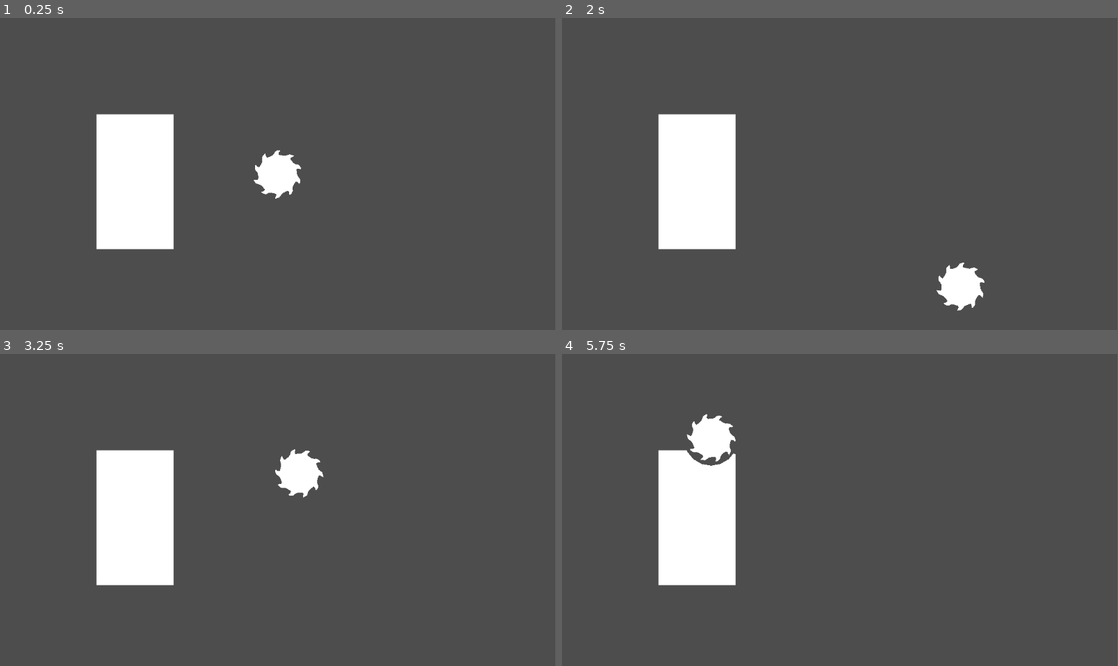
Above: before the commit, frames 1-4 (two rows, left to right).
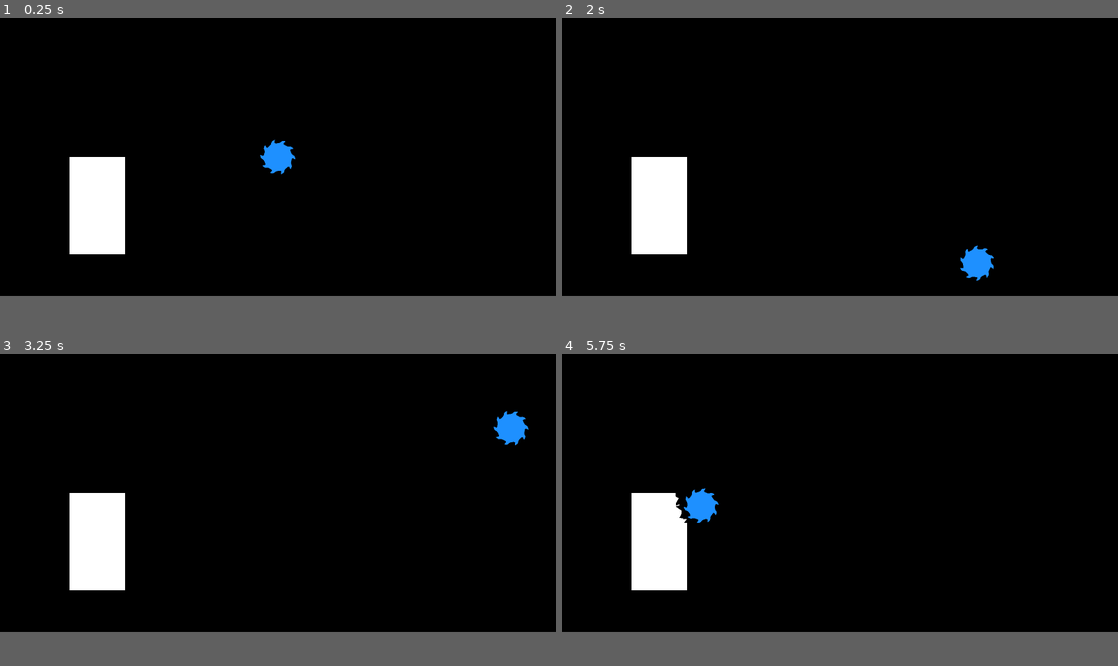
Above: after the commit, the same moments.

Repository: kelliedlynch/SpinGame
Game: Godot game, scene res://Playground/ArenaPlayground.tscn
The game is run twice, just before and just after one commit, with the same random seed, the same clock (stepped at 60 frames per second) and the same inputs.
Inputs:
- Up to frame 1 (0.25 s): no input
- Up to frame 2 (2 s): hold Right (ui_right) 0.53-1.28 s; hold Down (ui_down) from 1.28 s (still down)
- Up to frame 3 (3.25 s): release Down (ui_down) at 2.03 s; hold Right (ui_right) 2.03-2.78 s; hold Up (ui_up) from 2.78 s (still down)
- Up to frame 4 (5.75 s): release Up (ui_up) at 3.53 s; hold Left (ui_left) 3.53-5.03 s; hold Down (ui_down) from 5.03 s (still down)
In our replay, the window is 799x449 before the commit and 800x400 after it. These sizes can differ from the game's own. Grey fills any space a smaller window leaves; there, only what the larger window draws over its background counts as a difference.

The runs differ from the first frame. In frame 1, 87% of the frame differs, in the area x 0-100%, y 0-90%; in frame 2, 88%, in the area x 0-100%, y 0-94%; in frame 3, 87%; in frame 4, 88%.

Commit message:
Finished destructible objects. Working on physics.

Diff:
--- a/Arena/Arena.tscn
+++ b/Arena/Arena.tscn
@@ -2,15 +2,12 @@
 
 [ext_resource type="Script" path="res://Arena/Arena.gd" id="1_hcsty"]
 [ext_resource type="Script" path="res://Arena/ArenaBorder.gd" id="2_6y0r2"]
+[ext_resource type="PhysicsMaterial" uid="uid://dhvdkh1hnanpl" path="res://Arena/ArenaWallMaterial.tres" id="3_77gc3"]
 [ext_resource type="Shape2D" uid="uid://d1n3mjq0caimm" path="res://Arena/HorizWall.tres" id="4_076a3"]
 [ext_resource type="Script" path="res://Arena/ArenaPhysicsArea.gd" id="4_f2ls0"]
 [ext_resource type="Shape2D" uid="uid://cgdfruhjd17ih" path="res://Arena/VertWall.tres" id="4_rbppl"]
 
 [sub_resource type="RectangleShape2D" id="RectangleShape2D_7wluy"]
-
-[sub_resource type="PhysicsMaterial" id="PhysicsMaterial_lc4jc"]
-friction = 0.0
-bounce = 1.0
 
 [node name="Arena" type="Node2D"]
 script = ExtResource("1_hcsty")
@@ -26,7 +23,7 @@
 shape = SubResource("RectangleShape2D_7wluy")
 
 [node name="ArenaBorder" type="StaticBody2D" parent="."]
-physics_material_override = SubResource("PhysicsMaterial_lc4jc")
+physics_material_override = ExtResource("3_77gc3")
 script = ExtResource("2_6y0r2")
 
 [node name="LeftWall" type="CollisionShape2D" parent="ArenaBorder"]
--- a/Arena/ArenaBorder.gd
+++ b/Arena/ArenaBorder.gd
@@ -1,4 +1,3 @@
-@tool
 extends StaticBody2D
 
 var size: Vector2
@@ -13,6 +12,7 @@
 	size = get_viewport_rect().size
 	var thickness = size.x / 50
 
+
 	#var l = $LeftWall
 	l_wall.shape.size = Vector2(thickness, size.y)
 	l_wall.position = l_wall.shape.size / 2
@@ -22,43 +22,3 @@
 	t_wall.position = t_wall.shape.size / 2
 	b_wall.shape.size = Vector2(size.x, thickness)
 	b_wall.position = Vector2(0, size.y) - Vector2(-b_wall.shape.size.x / 2, b_wall.shape.size.y / 2)
-
-
-	#l.position = Vector2.ZERO
-
-	#var lwcoll = CollisionShape2D.new()
-	#var left_wall = RectangleShape2D.new()
-	#left_wall.size = Vector2(thickness, size.y)
-	#lwcoll.shape = left_wall
-	#lwcoll.transform.origin = left_wall.size / 2
-	#shape_owner_add_shape(0, left_wall)
-	#add_child(lwcoll)
-	#
-	#var rwcoll = CollisionShape2D.new()
-	#rwcoll.position = Vector2(size.x - thickness, 0)
-	#var right_wall = RectangleShape2D.new()
-	#right_wall.size = Vector2(thickness, size.y)
-	#rwcoll.shape = right_wall
-	#rwcoll.transform.origin = size - right_wall.size / 2
-	#add_child(rwcoll)
-	##
-	#var twcoll = CollisionShape2D.new()
-	#twcoll.position = Vector2.ZERO
-	#var top_wall = RectangleShape2D.new()
-	#top_wall.size = Vector2(size.x, thickness)
-	#twcoll.shape = top_wall
-	#twcoll.transform.origin = top_wall.size / 2
-	#add_child(twcoll)
-	##
-	#var bwcoll = CollisionShape2D.new()
-	#bwcoll.position = Vector2(0, size.y - thickness)
-	#var bottom_wall = RectangleShape2D.new()
-	#bottom_wall.size = Vector2(size.x, thickness)
-	#bwcoll.shape = bottom_wall
-	#bwcoll.transform.origin = size - bottom_wall.size / 2
-	#add_child(bwcoll)
-
-
-# Called every frame. 'delta' is the elapsed time since the previous frame.
-func _process(delta: float) -> void:
-	pass
--- a/Arena/ArenaPhysicsArea.gd
+++ b/Arena/ArenaPhysicsArea.gd
@@ -12,12 +12,5 @@
 	coll.transform.origin = size / 2
 	#shape_owner_add_shape(0, shape)
 	add_child(coll)
-
-
 	gravity = 0
-	pass # Replace with function body.
-
-
-# Called every frame. 'delta' is the elapsed time since the previous frame.
-func _process(delta: float) -> void:
-	pass
+	linear_damp = 6
--- /dev/null
+++ b/Arena/ArenaWallMaterial.tres
@@ -0,0 +1,5 @@
+[gd_resource type="PhysicsMaterial" format=3 uid="uid://dhvdkh1hnanpl"]
+
+[resource]
+friction = 0.05
+bounce = 0.95
--- a/Entity/DestructibleEntity.gd
+++ b/Entity/DestructibleEntity.gd
@@ -8,8 +8,15 @@
 
 var clip_next_tick: PackedVector2Array = []
 var clip_queue: Array[PackedVector2Array] = []
-var clip_timer = 5
+var queued_clip: PackedVector2Array = []
+var clip_timer = 3
 var clip_timer_elapsed = 0
+
+var chunk_destroy_size_threshold = 10
+
+var active_destructors = []
+
+signal was_destroyed
 
 func _ready() -> void:
 	super._ready()
@@ -17,77 +24,135 @@
 	body.body_exited.connect(_on_body_exited)
 	destruction_area.area_entered.connect(_on_area_entered)
 	destruction_area.area_exited.connect(_on_area_exited)
+	was_destroyed.connect(_on_was_destroyed)
 
-
-#func destruct(destroyer: CollisionPolygon2D):
-	## check if doing for loops on the packed arrays is faster
-	##var expanded = Geometry2D.offset_polygon($DestructionArea/Hitbox.polygon, .1)
-	#var thispoly = Array($RigidBody/DestructionArea/Hitbox.polygon).map(func(x): return $RigidBody/DestructionArea.to_global(x))
-	##var d = Geometry2D.offset_polygon(destroyer.polygon, 5)
-	##var clipping = Geometry2D.offset_polygon(destroyer.polygon, -.1)
-	#var dpoly = Array(destroyer.polygon).map(func(x): return destroyer.get_parent().to_global(x))
-	#var results = Geometry2D.clip_polygons(thispoly, dpoly)
-	#if results.size() > 0:
-		#clip_next_tick = results[0]
-	##$VisibleObject/Polygon.polygon = Array(results[0]).map(func(x): return $VisibleObject/Polygon.to_local(x))
-	##$DestructionArea/Hitbox.polygon = Array(results[0]).map(func(x): return $DestructionArea/Hitbox.to_local(x))
+func _on_was_destroyed():
+	queue_free()
 
 func apply_destructor(destructor: Destructor):
-	#var this_poly = Array(hitbox.polygon).map(func(x): return body.to_global(x))
 	var destructor_relative_to_this: PackedVector2Array = []
 	for pt in destructor.destruct_polygon.polygon:
 		destructor_relative_to_this.append(body.to_local((destructor.destruct_polygon.to_global(pt))))
-	#var destructor_poly = Array(destructor.destruct_polygon.polygon).map(func(x): return destructor.destruct_polygon.to_global(x))
+	var overlap = Geometry2D.intersect_polygons(hitbox.polygon, destructor_relative_to_this)
+	if overlap.is_empty(): return
 
-	var clipped = Geometry2D.clip_polygons(hitbox.polygon, destructor_relative_to_this)
-	#hitbox.polygon = clipped
-	#var local = Array(clipped[0]).map(func(x): return body.to_local(x))
-	visible_polygon.polygon = clipped[0]
-	hitbox.polygon = clipped[0]
-	clip_queue.append(clipped[0])
-	pass
-	#
-	#
+	var destructor_frag_size = PolygonMath.size_of_polygon(destructor_relative_to_this) * Vector2(destructor.clipper_size, destructor.clipper_size)
+	var all_overlap_points = []
+	for i in overlap:
+		all_overlap_points.append_array(i)
+
+	var fragment_quantity = min(all_overlap_points.size(), destructor.clipper_quantity)
+
+	var clipped_original = [hitbox.polygon]
+	var fragment = triangle_fragment(destructor_frag_size.x)
+	for i in fragment_quantity:
+		var this_fragment = []
+		for j in fragment.size():
+			var rads = deg_to_rad(randi() % 360)
+			var rotated = Vector2(fragment[j].x * sin(rads), fragment[j].y * cos(rads))
+			this_fragment.append(rotated + all_overlap_points[i])
+
+		var remaining_chunks_of_original_after_clipping = _clip_and_get_chunks(clipped_original, this_fragment)
+
+		clipped_original = remaining_chunks_of_original_after_clipping
+	var simplified_and_pruned = _simplify_and_prune(clipped_original)
+
+	var final_polys = simplified_and_pruned.size()
+
+	if final_polys == 0:
+		emit_signal("was_destroyed")
+
+	if final_polys == 1:
+		visible_polygon.polygon = simplified_and_pruned[0]
+		hitbox.polygon = simplified_and_pruned[0]
+		destruction_polygon.polygon = simplified_and_pruned[0]
+		#var c = func(): destruction_polygon.polygon = clipped_original[0]
+		#call_deferred("_clip_queued", destruction_polygon, simplified_and_pruned[0])
+		#queued_clip = simplified_and_pruned[0]
+		#clip_queue.append(simplified_and_pruned[0])
+
+	if final_polys > 1:
+		for i in final_polys:
+			# TODO: change this later; also look at what flags are needed if _init is overridden
+			var new_node = duplicate()
+			get_parent().add_child(new_node)
+			new_node.visible_polygon.polygon = simplified_and_pruned[i]
+			new_node.hitbox.polygon = simplified_and_pruned[i]
+			new_node.destruction_polygon.polygon = simplified_and_pruned[i]
+			#call_deferred("_clip_queued", destruction_polygon, simplified_and_pruned[i])
+		call_deferred("queue_free")
+		#queue_free()
+
+	# TODO: make a better system for slowing down spin speed
+	destructor.get_parent().get_parent().spin_speed -=.1
+
+func _clip_queued(subject: CollisionPolygon2D, clip: PackedVector2Array):
+	subject.set_deferred("polygon", clip)
+	print("clipping")
+
+func _simplify_and_prune(poly: Array) -> Array:
+	var simplified_and_pruned = []
+	for shape in poly:
+		var simplified_chunk = PolygonMath.simplify3(shape)
+		var simplified_size = PolygonMath.size_of_polygon(simplified_chunk)
+		if simplified_size.x < chunk_destroy_size_threshold or simplified_size.y < chunk_destroy_size_threshold:
+			continue
+		simplified_and_pruned.append(simplified_chunk)
+	return simplified_and_pruned
+
+func _clip_and_get_chunks(poly: Array, this_fragment: PackedVector2Array) -> Array:
+	var remaining_chunks_of_original_after_clipping = []
+		# for each polygon in current clipped shape
+	for k in poly.size():
+		# clip each polygon by fragment polygon
+		var this_chunk_of_original_after_clipping = Geometry2D.clip_polygons(poly[k], this_fragment)
+		var new_fragments_of_chunk = this_chunk_of_original_after_clipping.size()
+		if new_fragments_of_chunk == 0: continue
+		for q in new_fragments_of_chunk:
+			if Geometry2D.is_polygon_clockwise(this_chunk_of_original_after_clipping[q]) == true:
+				#print("clockwise")
+				continue
+			var size_of_this_fragment_of_chunk = PolygonMath.size_of_polygon(this_chunk_of_original_after_clipping[q])
+			if size_of_this_fragment_of_chunk.x < chunk_destroy_size_threshold or size_of_this_fragment_of_chunk.y < chunk_destroy_size_threshold:
+				continue
+			#var simplified_chunk = PolygonMath.simplify_polygon(this_chunk_of_original_after_clipping[q])
+			remaining_chunks_of_original_after_clipping.append(this_chunk_of_original_after_clipping[q])
+	return remaining_chunks_of_original_after_clipping
+
+func triangle_fragment(size: int):
+	var triangle = PackedVector2Array([Vector2(0, -size / 2.0), Vector2(size / 2.0, size / 2.0), Vector2(-size / 2.0, size / 2.0)])
+	return triangle
+
+
 func _on_area_entered(node):
 	if !(node is Destructor): return
-	print("set destroying true")
-	destroying = true
+	var index = active_destructors.find(node)
+	if index == -1: active_destructors.append(node)
+	#destroying = true
+	#var c = Callable(self, "apply_destructor")
+	#c.call_deferred(node)
 	#apply_destructor(node)
 
 func _on_area_exited(node):
 	if !(node is Destructor): return
-	print("set destroying false")
-	destroying = false
+	var index = active_destructors.find(node)
+	if index >= 0: active_destructors.remove_at(index)
 
-func _on_body_entered(node):
+func _on_body_entered(_node):
 	pass
 
-func _on_body_exited(node):
+func _on_body_exited(_node):
 	pass
 
-#func _physics_process(delta: float) -> void:
-	#if !destroying: return
-	#for node in destruction_area.get_overlapping_areas():
-		#if node is not Destructor: return
-		#apply_destructor(node)
-
-func _process(delta: float) -> void:
-	if clip_queue.size() > 0:
-		if clip_timer_elapsed > clip_timer:
-			#var clipped = Array(clip_queue.pop_front()).map(func (x): return destruction_area.to_local(x))
-			#var local: PackedVector2Array = []
-			#for pt in clip_queue.pop_front():
-				#local.append(destruction_area.to_local(pt))
-			destruction_polygon.polygon = clip_queue.pop_front()
-		clip_timer_elapsed += 1
-	elif clip_timer_elapsed > 0:
-		clip_timer_elapsed = 0
-
-	if !destroying: return
-	for node in destruction_area.get_overlapping_areas():
-		if !(node is Destructor): continue
-		apply_destructor(node)
-
-#func _integrate_forces(state: PhysicsDirectBodyState2D) -> void:
-	#for i in state.get_contact_count():
-		#print(self, state.get_contact_collider_position(i))
+func _process(_delta: float) -> void:
+	for d in active_destructors:
+		#apply_destructor(d)
+		call_deferred("apply_destructor", d)
+	#if destroying == true:
+		#call_deferred("apply_destructor", )
+	#if clip_queue.size() > 0:
+		#if clip_timer_elapsed > clip_timer:
+			#destruction_polygon.polygon = clip_queue.pop_front()
+		#clip_timer_elapsed += 1
+	#elif clip_timer_elapsed > 0:
+		#clip_timer_elapsed = 0
--- a/Entity/DestructionArea.gd
+++ b/Entity/DestructionArea.gd
@@ -4,11 +4,7 @@
 # Called when the node enters the scene tree for the first time.
 func _ready() -> void:
 	monitoring = true
-	linear_damp = 100
-	angular_damp = 100
-	linear_damp_space_override = SPACE_OVERRIDE_REPLACE
-	angular_damp_space_override = SPACE_OVERRIDE_REPLACE
-
-# Called every frame. 'delta' is the elapsed time since the previous frame.
-func _process(delta: float) -> void:
-	pass
+	linear_damp = 30
+	angular_damp = 30
+	#linear_damp_space_override = SPACE_OVERRIDE_REPLACE
+	#angular_damp_space_override = SPACE_OVERRIDE_REPLACE
--- a/Player/Destructor.gd
+++ b/Player/Destructor.gd
@@ -2,6 +2,9 @@
 class_name Destructor
 
 @onready var destruct_polygon: CollisionPolygon2D = $DestructPolygon
+var clipper_quantity = 5
+# size is how big the fragments should be, relative to size of destructor
+var clipper_size = .3
 
 func _ready() -> void:
 	monitoring = true
@@ -9,8 +12,8 @@
 	#body_entered.connect(_on_body_entered)
 
 
-func _on_area_entered(node):
-	print(node)
+func _on_area_entered(_node):
+	print(_node)
 
-func _on_body_entered(node):
+func _on_body_entered(_node):
 	print("body entered")
--- a/Player/Player.gd
+++ b/Player/Player.gd
@@ -6,7 +6,10 @@
 @onready var destructor: Area2D = $RigidBody/Destructor
 @onready var destructor_polygon: CollisionPolygon2D = $RigidBody/Destructor/DestructPolygon
 
-var spin_speed = 0.75
+var max_spin_speed = 10
+var spin_speed = 1.75
+var spin_accel = 3
+var max_speed = 1000
 
 func _ready() -> void:
 	super._ready()
@@ -17,21 +20,28 @@
 	body.load_polygons(circle, saw)
 	var new_scale = size / polysize
 	scale_polygons(new_scale)
+	visible_polygon.color = Color.DODGER_BLUE
 
 func _process(delta: float) -> void:
+	spin_speed += delta * spin_accel
+	spin_speed = clamp(spin_speed, 0, max_spin_speed)
 	visible_polygon.rotate(spin_speed * delta)
+	# TODO: change this to only affect when cuttin into a material
+	body.linear_damp = clamp(body.linear_damp - spin_speed / 10, -1, +1)
 
 func _physics_process(delta: float) -> void:
-	var power = 1000
+	var power = 30
 
 	if Input.is_action_pressed("ui_left"):
-		$RigidBody.apply_central_force(Vector2(-power, 0))
+		$RigidBody.apply_central_force(Vector2(-power / delta, 0))
 	if Input.is_action_pressed("ui_right"):
-		$RigidBody.apply_central_force(Vector2(power, 0))
+		$RigidBody.apply_central_force(Vector2(power / delta, 0))
 	if Input.is_action_pressed("ui_up"):
-		$RigidBody.apply_central_force(Vector2(0, -power))
+		$RigidBody.apply_central_force(Vector2(0, -power / delta))
 	if Input.is_action_pressed("ui_down"):
-		$RigidBody.apply_central_force(Vector2(0, power))
+		$RigidBody.apply_central_force(Vector2(0, power / delta))
+	body.linear_velocity = body.linear_velocity.limit_length(max_speed)
+
 
 func scale_polygons(new_scale) -> void:
 	super.scale_polygons(new_scale)
--- a/Player/PlayerRigidBody.gd
+++ b/Player/PlayerRigidBody.gd
@@ -8,3 +8,10 @@
 	if hitbox_poly == destruct_poly:
 		destruct_poly = Geometry2D.offset_polygon(destruct_poly, 50)[0]
 	destructor_polygon.polygon = destruct_poly
+
+func _ready() -> void:
+	linear_damp_mode = DampMode.DAMP_MODE_COMBINE
+
+func _physics_process(_elta: float) -> void:
+	var vel = linear_velocity.length()
+	linear_damp = -vel / 5000
--- a/Playground/ArenaPlayground.gd
+++ b/Playground/ArenaPlayground.gd
@@ -3,13 +3,18 @@
 
 # Called when the node enters the scene tree for the first time.
 func _ready() -> void:
+	RenderingServer.set_default_clear_color(Color.BLACK)
 	$Player.position = $Arena.spawn_point
 	var w = 160
 	var h = 280
 	var rect = [Vector2(0, 0), Vector2(w, 0), Vector2(w, h), Vector2(0, h)]
 	$Destructible.body.load_polygons(rect)
-	$Destructible.body.position = Vector2(200,200)
+	#$Destructible.body.hitbox.polygon = []
+	#$Destructible/RigidBody.freeze_mode = RigidBody2D.FreezeMode.FREEZE_MODE_STATIC
+	$Destructible/RigidBody.collision_layer = 5
+	$Destructible.body.position = Vector2(200,400)
 	$Destructible.body.mass = 10000
+
 
 
 #func _physics_process(delta: float) -> void:
--- a/Utility/PolygonMath.gd
+++ b/Utility/PolygonMath.gd
@@ -1,10 +1,11 @@
 extends Object
 class_name PolygonMath
 
-static func generate_circle_polygon(radius) -> Array[Vector2]:
+static func generate_circle_polygon(radius) -> PackedVector2Array:
 	var min_pts = 18
-	var vertices: Array[Vector2] = []
-	var pts = max(min_pts, int(360 / radius))
+	var max_pts = 36
+	var vertices = PackedVector2Array()
+	var pts = min(max(min_pts, int(360 / radius)), max_pts)
 	var interval = 2 * PI / pts
 	for i in pts:
 		var pt = Vector2(radius * sin(i * interval), radius * cos(i * interval))
@@ -12,6 +13,7 @@
 		vertices.append(pt)
 	return vertices
 
+# TODO: rework all these polymath functions to use packed arrays
 static func load_polygon(vertices: Array[Vector2]) -> Array[Vector2]:
 	var minpoint = vertices.reduce(min_point, vertices[0])
 	if minpoint == Vector2.ZERO: return vertices
@@ -40,3 +42,121 @@
 	if point.x > maxX: maxX = point.x
 	if point.y > maxY: maxY = point.y
 	return Vector2(maxX, maxY)
+
+static func simplify_polygon(poly: PackedVector2Array, threshold = 3) -> PackedVector2Array:
+	var size = poly.size()
+	if  size <= 4: return poly
+	var simplified = PackedVector2Array()
+	var first = poly[0]
+	var last = poly[-1]
+	var max_distance = 0
+	var max_index = 0
+	for i in range(1, size):
+		var pt = Geometry2D.get_closest_point_to_segment(poly[i], first, last)
+		var dist = pt.distance_to(poly[i])
+		if dist > max_distance:
+			max_distance = dist
+			max_index = i
+
+	if max_distance >= threshold:
+		var poly1 = poly.slice(0, max_index + 1)
+		var poly2 = poly.slice(max_index)
+		poly2.append(poly[0])
+		#var simplified1 = poly1
+		if poly1.size() > 3:
+			poly1 = simplify_polygon(poly1, threshold)
+		if poly2.size() > 3:
+			poly2 = simplify_polygon(poly2, threshold)
+		simplified.append_array(poly1)
+		simplified.append_array(poly2.slice(1, -1))
+		return simplified
+	#simplified.push_back(first)
+	simplified.append(last)
+
+	return simplified
+
+static func simplify2(poly: PackedVector2Array, threshold = 3) -> PackedVector2Array:
+	if poly.size() <= 3: return poly
+	var simp_front = PackedVector2Array()
+	simp_front.append(poly[0])
+	var simp_back = PackedVector2Array()
+
+	var front = 0
+	var back = poly.size() - 1
+
+	if poly[0].distance_to(poly[-1]) > threshold:
+		simp_back.append(poly[-1])
+		pass
+	else:
+		simp_back.append(poly[-2])
+		back -= 1
+
+	var look_front = front + 1
+	var look_back = back - 1
+	# back or look_back?
+	while look_front < back:
+		if front + 1 > back - 1:
+			print("looking has overlapped")
+			# looking forward and back has overlapped
+			pass
+		if poly[front].distance_to(poly[look_front]) > threshold:
+			simp_front.append(poly[look_front])
+			front = look_front
+			look_front = front + 1
+			#look_front += 1
+		elif poly[look_front].distance_to(poly[look_front + 1]) > threshold:
+			simp_front.append(poly[look_front])
+			front = look_front
+			look_front = front + 1
+		else:
+			look_front += 1
+
+		if front > look_back: break
+		if poly[back].distance_to(poly[look_back]) > threshold:
+			simp_back.append(poly[look_back])
+			back = look_back
+			look_back = back - 1
+		elif poly[look_back].distance_to(poly[look_back - 1]) > threshold:
+			simp_back.append(poly[look_back])
+			back = look_back
+			look_back = back - 1
+		else:
+			look_back -= 1
+
+	simp_back.reverse()
+	simp_front.append_array(simp_back)
+
+	print("checking polygon with look_front ", look_front, " and look_back ", look_back)
+	for i in simp_front.size() - 1:
+		if simp_front[i].distance_to(simp_front[i+1]) <= threshold:
+			print("side below threshold remains in polygon")
+
+	return simp_front
+
+static func simplify3(poly: PackedVector2Array, threshold = 10) -> PackedVector2Array:
+	var simplified = PackedVector2Array()
+	var prev_pt = poly[-1]
+	poly.append(poly[0])
+	for i in range(poly.size() - 1):
+		#print("distance between points: ", poly[i].distance_to(prev_pt), " ", poly[i].distance_to(poly[i+1]))
+		var dist_ba = poly[i].distance_to(prev_pt)
+		var dist_bc = poly[i].distance_to(poly[i+1])
+		if dist_ba < threshold and  dist_bc < threshold:
+			#print("both distances under threshold, skipping point")
+			continue
+		elif dist_ba < threshold or dist_bc < threshold:
+			simplified.append(poly[i])
+			#print("both distances over threshold, keeping point")
+			prev_pt = poly[i]
+			continue
+		var ba = prev_pt - poly[i]
+		var bc = poly[i+1] - poly[i]
+		var angle = rad_to_deg(abs(ba.angle_to(bc)))
+		if (angle > 15 and angle < 165) or (angle > 195 and angle < 345):
+			simplified.append(poly[i])
+			#print("one value under threshold, keeping point because angle is ", int(angle))
+			prev_pt = poly[i]
+			continue
+		#print("skipping point because angle is ", angle)
+	if simplified.size() < 3: return poly
+	return simplified
--- a/project.godot
+++ b/project.godot
@@ -15,6 +15,11 @@
 config/features=PackedStringArray("4.3", "GL Compatibility")
 config/icon="res://icon.svg"
 
+[display]
+
+window/size/viewport_width=1600
+window/size/viewport_height=800
+
 [physics]
 
 3d/default_gravity=0.0
